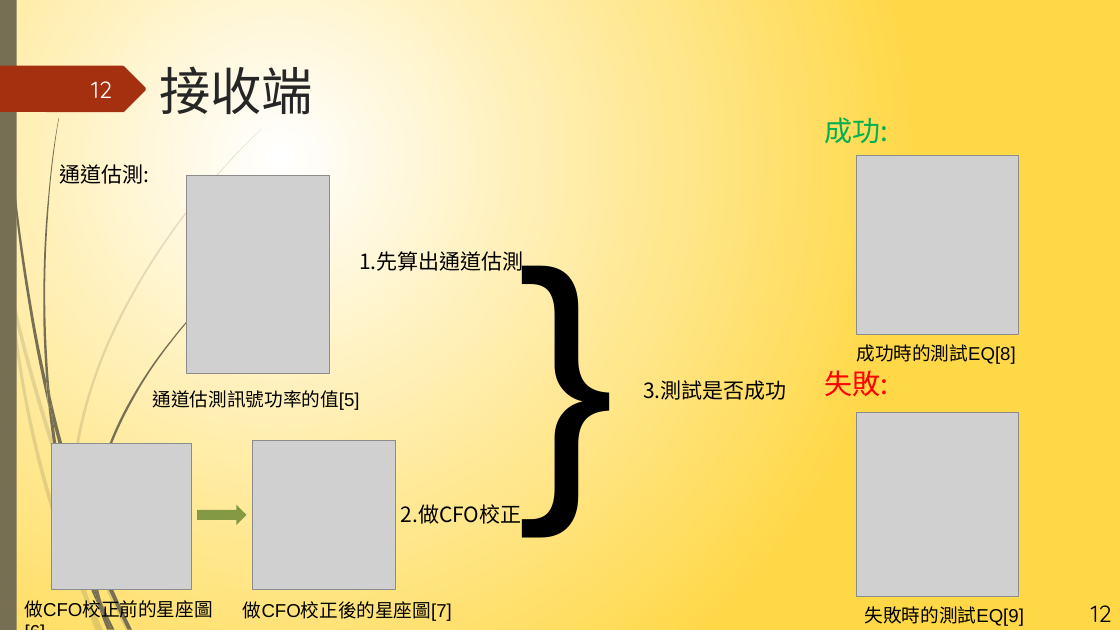
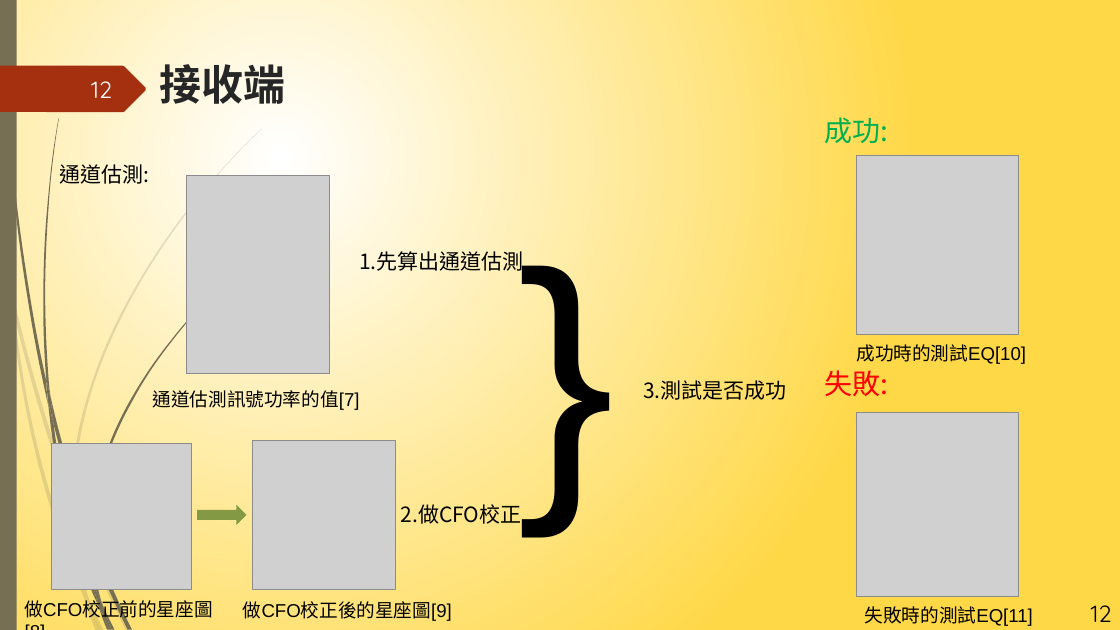
Before and after one commit to NIUWCSP/OTSM, a slide deck: slide 12 of report/以SDR實現OTSM通訊技術.pptx. Drawn at 1120x630 pixels with LibreOffice and Linux fonts; fonts in the diff are those of the drawing; grey boxes stand for pictures. Boxes give left, top, right and bottom in pixels: in the first picture for what was removed or moved away, otherwise in the second. Text is boxed around its words. In the diff, an @@ line names an element or a change of style, - is before the commit and + after.

```diff
--- a/report/以SDR實現OTSM通訊技術.pptx
+++ b/report/以SDR實現OTSM通訊技術.pptx
@@ title "接收端" at (x1=159, y1=64, x2=285, y2=104): size 44 to 36 pt, bold on @@
@@ text at (x1=856, y1=344, x2=1026, y2=364): text changed @@
-成功時的測試EQ[8]
+成功時的測試EQ[10]
@@ text at (x1=153, y1=390, x2=360, y2=410): text changed @@
-通道估測訊號功率的值[5]
+通道估測訊號功率的值[7]
@@ text at (x1=243, y1=601, x2=452, y2=621): text changed @@
-做CFO校正後的星座圖[7]
+做CFO校正後的星座圖[9]
@@ text at (x1=865, y1=606, x2=1033, y2=626): text changed @@
-失敗時的測試EQ[9]
+失敗時的測試EQ[11]
```
Also in this commit, not shown: 17 other slides changed, 1 slide removed.
